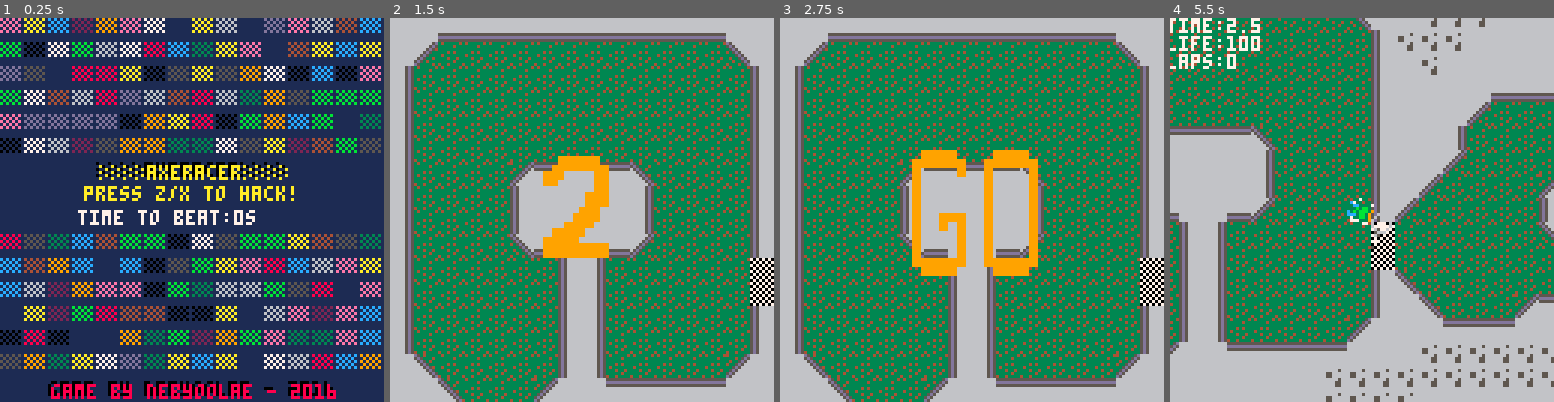
Above: before the commit, frames 1-4 (left to right).
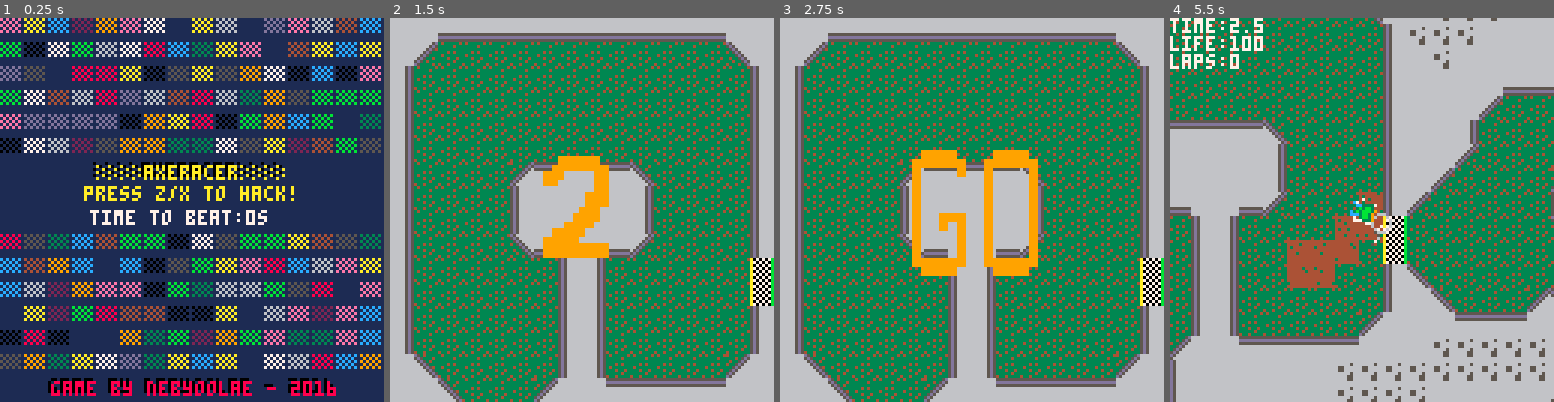
Above: after the commit, the same moments.

Repository: michaelchadwick/game-off-2016
Game: PICO-8 cartridge axeracer.p8
Same seed, same stepped clock (60 frames per second), same inputs: the game is played once before the commit and once after it.
Inputs:
- Up to frame 1 (0.25 s): no input
- Up to frame 2 (1.5 s): tap X (X key) at 0.33, 1.07 s; tap O (Z key) at 0.7 s
- Up to frame 3 (2.75 s): hold Right 1.6-2.1 s; tap O (Z key) at 1.7, 2.1, 2.5 s; tap X (X key) at 1.85 s; hold Up 2.15-2.42 s; hold Right from 2.47 s (still down)
- Up to frame 4 (5.5 s): tap O (Z key) every 0.4 s from 2.9 to 5.3 s; tap X (X key) at 2.97, 4.08, 5.2 s; release Right at 3.03 s; hold Left 3.08-3.58 s; hold Down 3.63-3.97 s; hold Right 4.02-4.68 s; hold Up 4.73-5.03 s; hold Left from 5.08 s (still down)

The runs differ from the first frame. In frame 1, 4.1% of the frame differs, in the area x 12-88%, y 37-100%; in frame 2, 0.2%; in frame 3, 0.2%; in frame 4, 33%, in the area x 0-100%, y 0-100%.

Commit message:
added grass hacking visual mechanic; refactoring

Diff:
--- a/axeracer.p8
+++ b/axeracer.p8
@@ -8,6 +8,22 @@
 sp_flag=68
 sp_oil=69
 sp_end=85
+----countdown sprites
+sp_cd_3=128
+sp_cd_2=130
+sp_cd_1=132
+sp_cd_g=134
+----"hacked" grass sprites
+sp_ghck1=96
+sp_ghck2=97
+sp_ghck3=98
+sp_ghck4=112
+sp_ghck5=113
+sp_ghck6=114
+sp_ghck={
+ sp_ghck1,sp_ghck2,sp_ghck3,
+ sp_ghck4,sp_ghck5,sp_ghck6
+}
 
 --colors
 clr_bg=3
@@ -108,11 +124,13 @@
 
  --check where car.x is going
  --and adjust accordingly
- local id=mget(
-  flr(tx/self.size),
-  flr(self.y/self.size))
+ local coord1=flr(tx/self.size)
+ local coord2=flr(self.y/self.size)
+ local id=mget(coord1,coord2)
  local hit_wall=fget(id,0)
  local hit_oil=fget(id,1)
+ local hit_grass=fget(id,6)
+
  if hit_wall then
   self.life-=(abs(self.spd)*2)
   rectfill(0,0,wall_r,wall_b,8)
@@ -121,15 +139,21 @@
   printh("on oil slick")
   self.spd*=0.5
   self.x=tx
+ elseif hit_grass then
+  mset(coord1,coord2,
+   sp_ghck[flr(rnd(6))+1]
+  )
  else self.x=tx end
 
  --check where car.y is going
  --and adjust accordingly
- id=mget(
-  flr(self.x/self.size),
-  flr(ty/self.size))
+ coord1=flr(self.x/self.size)
+ coord2=flr(ty/self.size)
+ id=mget(coord1,coord2)
  hit_wall=fget(id,0)
  hit_oil=fget(id,1)
+ hit_grass=fget(id,6)
+
  if hit_wall then
   self.life-=(abs(self.spd)*2)
   rectfill(0,0,wall_r,wall_b,8)
@@ -138,6 +162,10 @@
   printh("on oil slick")
   self.spd*=0.5
   self.y=ty
+ elseif hit_grass then
+  mset(coord1,coord2,
+   sp_ghck[flr(rnd(6))+1]
+  )
  else self.y=ty end
 
  --life depleted
@@ -243,13 +271,13 @@
 end
 
 function make_zooms()
- add(zoom3,{sp=70,w=2,h=2,
+ add(zoom3,{sp=sp_cd_3,w=2,h=2,
   dx=64,dy=64,dz=1})
- add(zoom2,{sp=72,w=2,h=2,
+ add(zoom2,{sp=sp_cd_2,w=2,h=2,
   dx=64,dy=64,dz=1})
- add(zoom1,{sp=74,w=2,h=2,
+ add(zoom1,{sp=sp_cd_1,w=2,h=2,
   dx=64,dy=64,dz=1})
- add(zoomg,{sp=76,w=2,h=2,
+ add(zoomg,{sp=sp_cd_g,w=2,h=2,
   dx=64,dy=64,dz=1})
 end
 
@@ -303,17 +331,17 @@
   end
  end
  print("░░axeracer░░",
-  32,48,0)
+  31,48,0)
  print("░░axeracer░░",
-  33,49,10)
+  32,49,10)
  print("press z/x to hack!",
   28,56,10)
  print("time to beat:"..get_high_score().."s",
-  26,64,7)
+  30,64,7)
  print("game by nebyoolae - 2016",
-  16,121,0)
+  16,120,0)
  print("game by nebyoolae - 2016",
-  17,122,8)
+  17,121,8)
 end
 
 function draw_track()
@@ -837,7 +865,7 @@
 
 
 __gff__
-0000010000000000000000000000000000000000000000000000000000000000000000000000000000000000000000000000000000000000000000000000000001050900010200000000000000000000011121010100000000000000000000000000000101000000000000000000000000000000000000000000000000000000
+0000010000000000000000000000000000000000000000000000000000000000000000000000000000000000000000000000000000000000000000000000000001050940010200000000000000000000011121010180000000000000000000000000000101000000000000000000000000000000000000000000000000000000
 0000000000000000000000000000000000000000000000000000000000000000000000000000000000000000000000000000000000000000000000000000000000000000000000000000000000000000000000000000000000000000000000000000000000000000000000000000000000000000000000000000000000000000
 __map__
 4040535353535353535353535353404040404040404040404040404040404040404040404040404040404040404040400000000000000000000000000000000000000000000000000000000000000000000000000000000000000000000000000000000000000000000000000000000000000000000000000000000000000000
Not shown, changed: 45 lines of the sprite sheet (__gfx__) section of axeracer.p8
